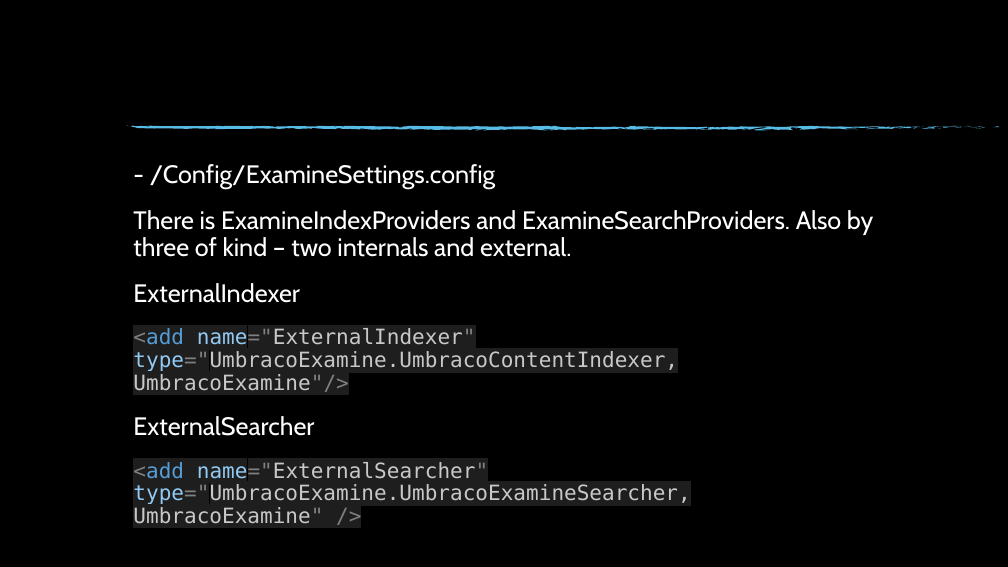
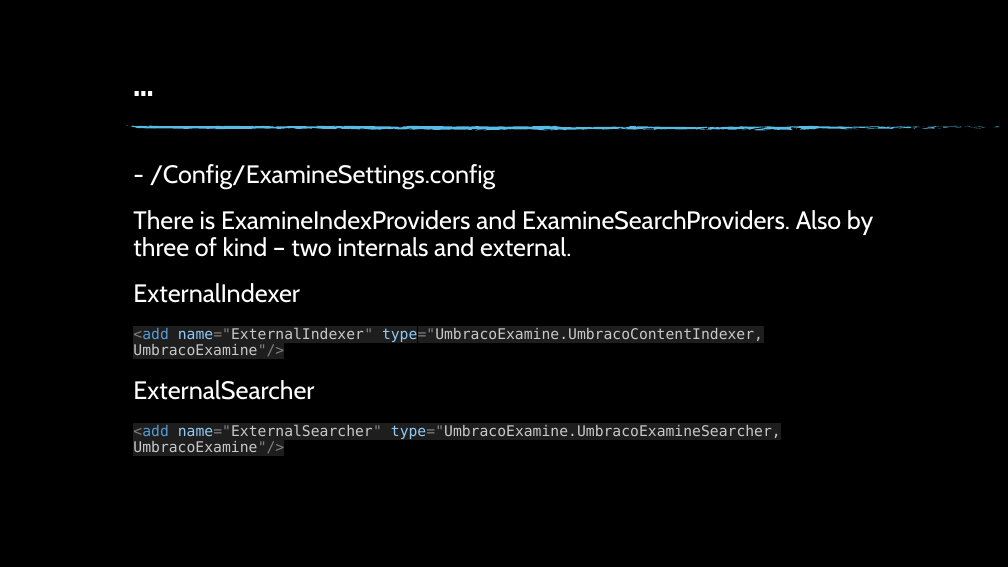
Before and after one commit to Svetlin-Slavchev/WorkingWithUmbraco, a slide deck: slide 9 of Umbraco Examine Search.pptx. Drawn at 1008x567 pixels with LibreOffice and Linux fonts; fonts in the diff are those of the drawing; background and template pictures are left out. Boxes give left, top, right and bottom in pixels: in the first picture for what was removed or moved away, otherwise in the second. Text is boxed around its words. In the diff, an @@ line names an element or a change of style, - is before the commit and + after.

```diff
--- a/Umbraco Examine Search.pptx
+++ b/Umbraco Examine Search.pptx
@@ title added at [126, 23, 882, 107], 32 pt, text #FFFFFF @@
+…
@@ text at [133, 327, 763, 356]: size 20 to 14 pt in "<add name="ExternalIndexer" type="UmbracoExamine.UmbracoCont ..." @@
@@ text at [133, 424, 781, 453]: text changed; size 20 to 14 pt @@
-<add name="ExternalSearcher" type="UmbracoExamine.UmbracoExamineSearcher, UmbracoExamine" />
+<add name="ExternalSearcher" type="UmbracoExamine.UmbracoExamineSearcher, UmbracoExamine"/>
```
Also in this commit, not shown: 7 other slides changed, 4 slides added, 1 slide removed, 1 other file.
